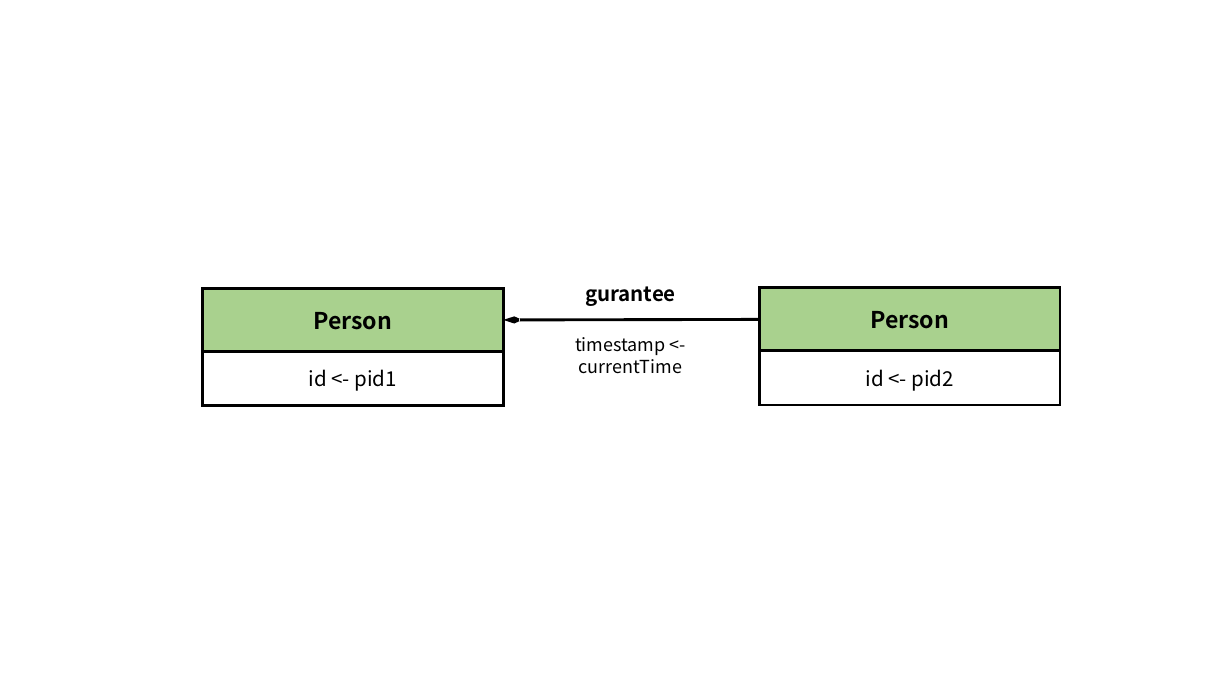
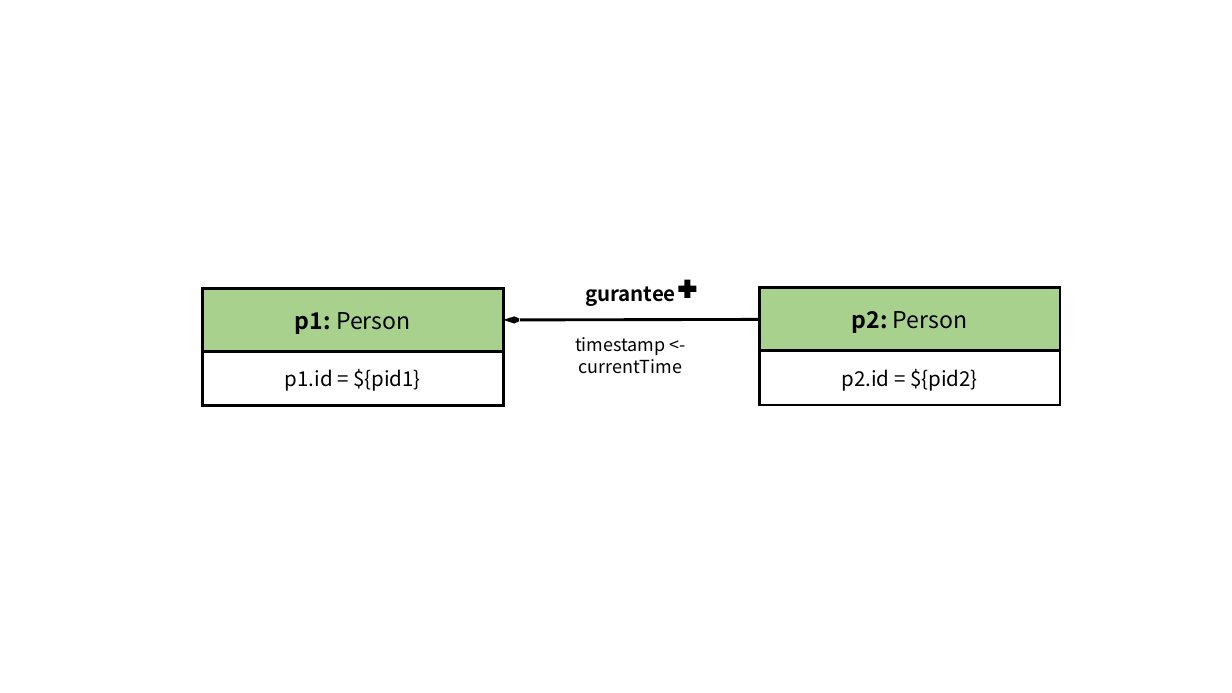
Before and after one commit to ldbc/ldbc_finbench_docs, a slide deck: slide 12 of patterns/transaction-write.pptx. Drawn at 1232x693 pixels with LibreOffice and Linux fonts; fonts in the diff are those of the drawing. Boxes give left, top, right and bottom in pixels: in the first picture for what was removed or moved away, otherwise in the second. Text is boxed around its words. In the diff, an @@ line names an element or a change of style, - is before the commit and + after.

```diff
--- a/patterns/transaction-write.pptx
+++ b/patterns/transaction-write.pptx
@@ plus added at [678,280,697,299], fill #000000 @@
@@ text in rectangle at [295,312,411,334]: text changed; bold off @@
-Person
+p1: Person
@@ text in rectangle at [852,311,968,333]: text changed; bold off @@
-Person
+p2: Person
@@ text in rectangle at [285,369,421,391]: text changed @@
-id <- pid1
+p1.id = ${pid1}
@@ text in rectangle at [842,369,978,391]: text changed @@
-id <- pid2
+p2.id = ${pid2}
```
Also in this commit, not shown: 13 other slides changed, 49 other files.
